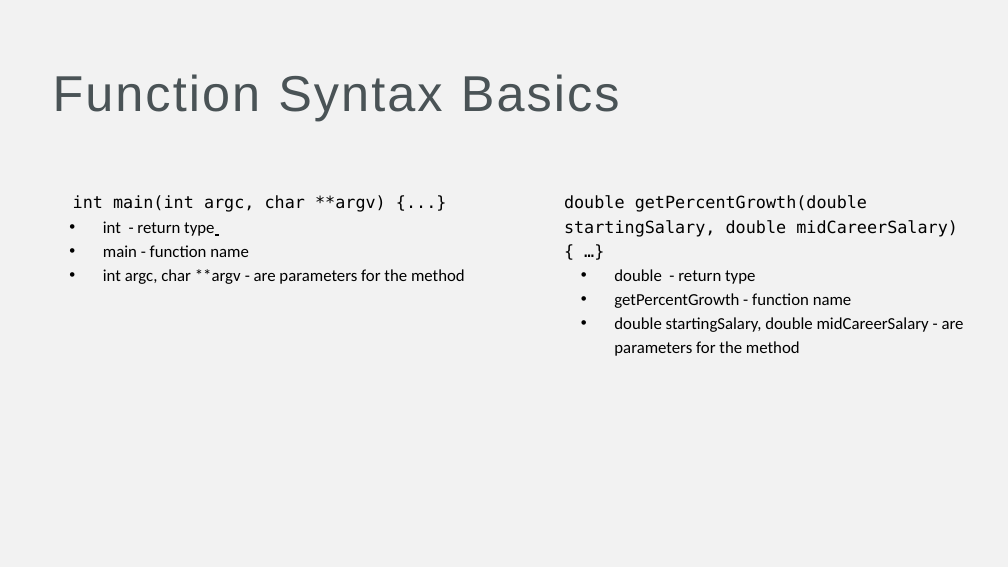
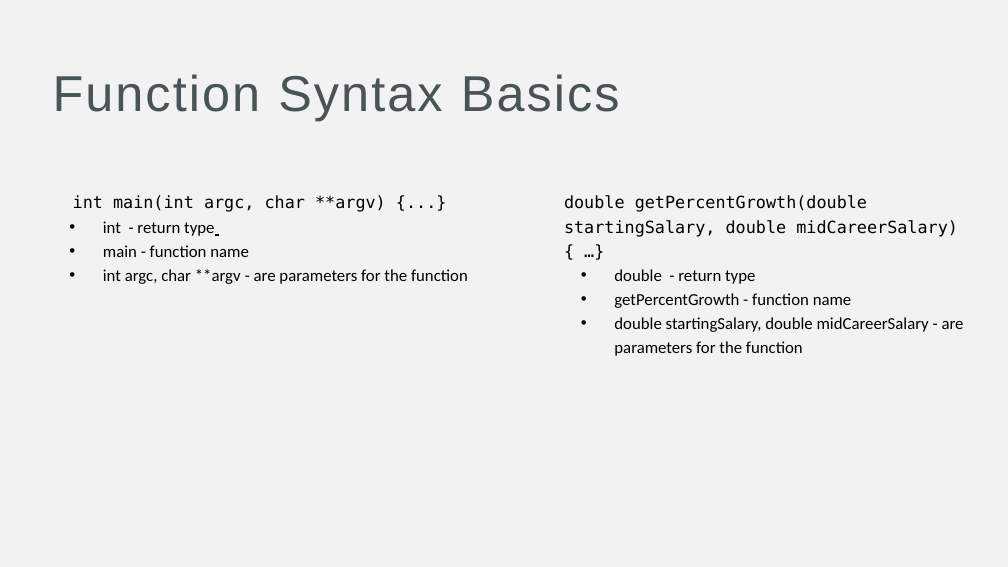
Before and after one commit to CS119-FRCC/Summer-2021, a slide deck: slide 3 of Lectures/Week 2 - Variables and Functions/Functions.pptx. Drawn at 1008x567 pixels with LibreOffice and Linux fonts; fonts in the diff are those of the drawing. Boxes give left, top, right and bottom in pixels: in the first picture for what was removed or moved away, otherwise in the second. Text is boxed around its words. In the diff, an @@ line names an element or a change of style, - is before the commit and + after.

Commit message:
method -> function

```diff
--- a/Lectures/Week 2 - Variables and Functions/Functions.pptx
+++ b/Lectures/Week 2 - Variables and Functions/Functions.pptx
@@ text at box(103, 269, 468, 284): text changed @@
-• int argc, char **argv - are parameters for the method
+• int argc, char **argv - are parameters for the function
@@ text at box(614, 317, 964, 356): text changed @@
-• double startingSalary, double midCareerSalary - are parameters for the method
+• double startingSalary, double midCareerSalary - are parameters for the function
```
Also in this commit, not shown: 3 other slides changed.
